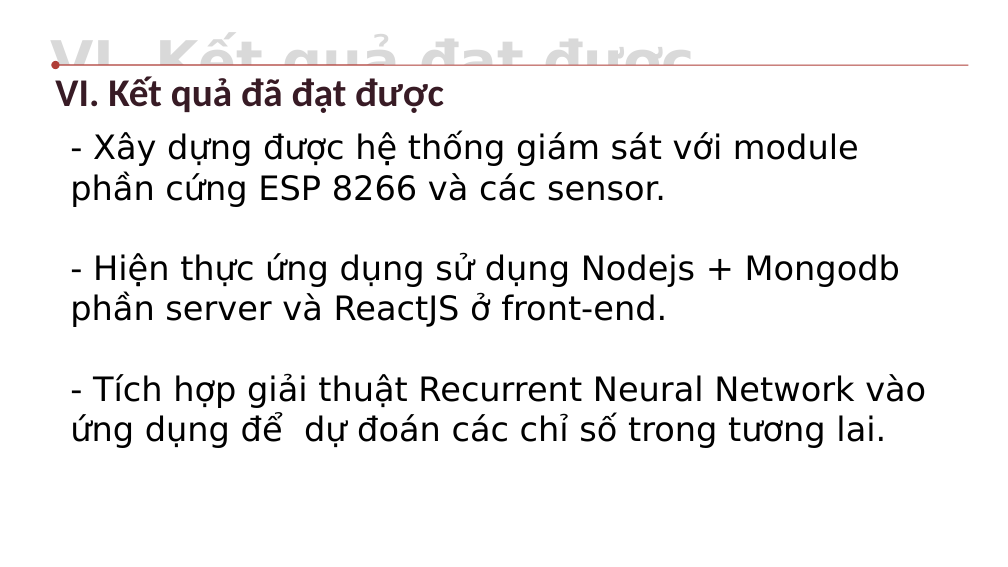
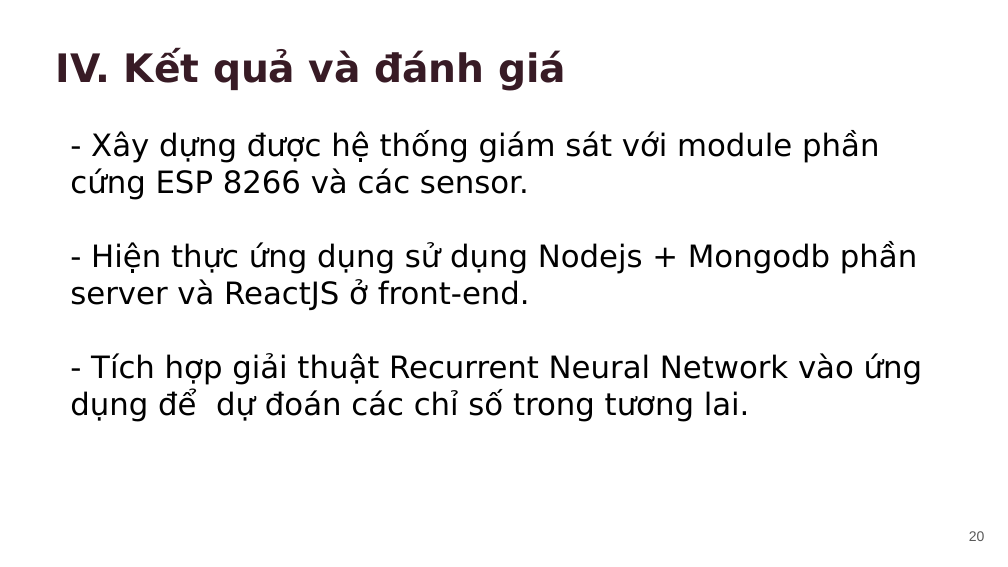
Before and after one commit to huynhnguyenv2/luanvan2019, a slide deck: slide 20 of Presentation.pptx (slide 18 before the commit). Drawn at 1008x567 pixels with LibreOffice and Linux fonts; fonts in the diff are those of the drawing; background and template pictures are left out. Boxes give left, top, right and bottom in pixels: in the first picture for what was removed or moved away, otherwise in the second. Text is boxed around its words. In the diff, an @@ line names an element or a change of style, - is before the commit and + after.

```diff
--- a/Presentation.pptx
+++ b/Presentation.pptx
@@ text at (55, 50, 566, 91): text changed; font Calibri to DejaVu Sans @@
-VI. Kết quả đã đạt được
+IV. Kết quả và đánh giá
@@ text removed at (50, 61, 695, 92) @@
-VI. Kết quả đạt được
@@ arrow removed from (969, 66) to (55, 65) @@
@@ text "- Xây dựng được hệ ..." at (70, 131, 923, 422): size 24 to 22 pt @@
@@ page number added at (969, 531, 985, 541), 10 pt, text #595959 @@
+20
```
Also in this commit, not shown: 11 other slides changed, 11 slides added, 9 slides removed, 12 other files.
